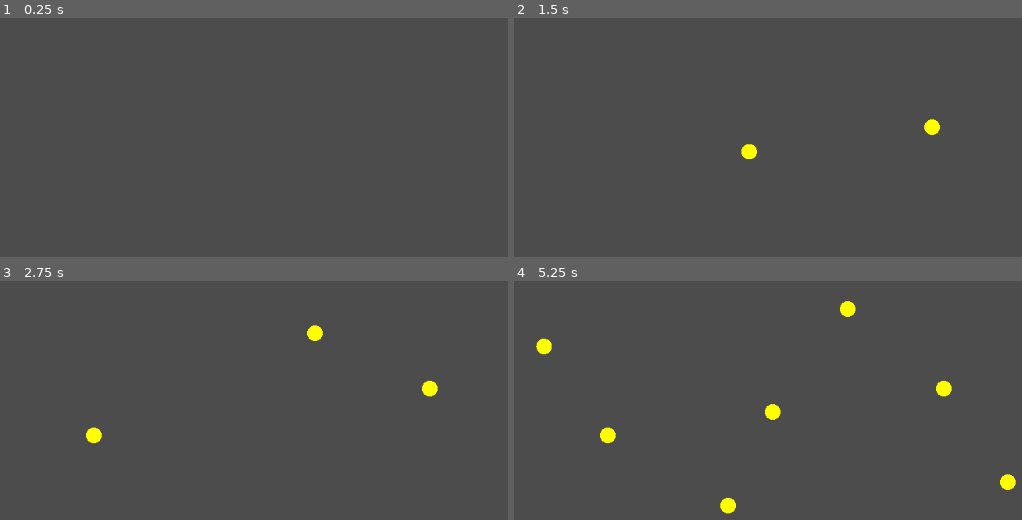
Above: before the commit, frames 1-4 (two rows, left to right).
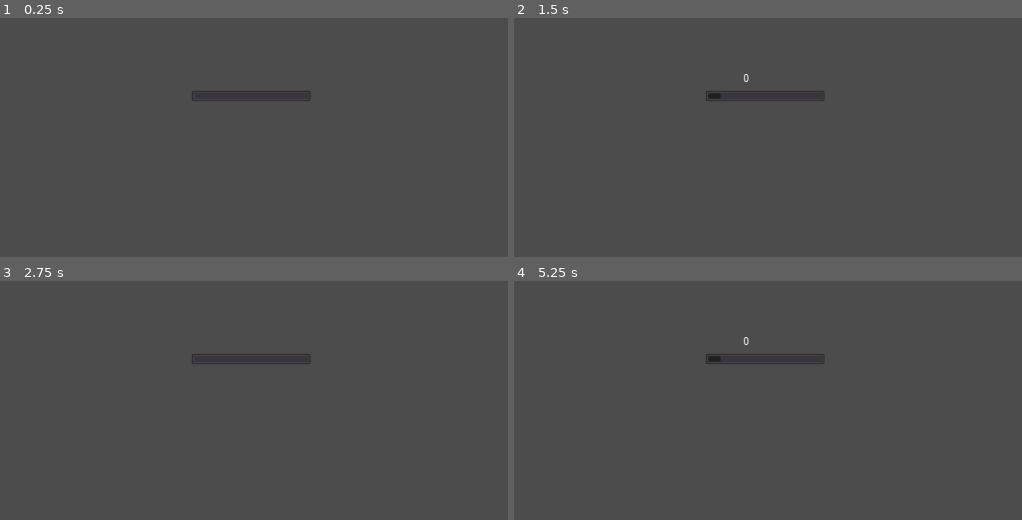
Above: after the commit, the same moments.

Repository: the-g-force/FamJam-August2020
Game: Godot game, scene res://src/GameplayLevel.tscn
The game is run twice, just before and just after one commit, with the same random seed, the same clock (stepped at 60 frames per second) and the same inputs. The project has no main scene, so this scene is started directly.
Inputs (mouse positions are in pixels of both pictures, inside the frame that each line leads up to):
- Up to frame 1 (0.25 s): no input
- Up to frame 2 (1.5 s): tap Enter at 0.5 s; move the mouse to (945, 125) at 0.52 s; click (945, 125) at 0.67 s; move the mouse to (610, 173) at 1.27 s; click (610, 173) at 1.42 s
- Up to frame 3 (2.75 s): move the mouse to (335, 309) at 2.02 s; click (335, 309) at 2.17 s
- Up to frame 4 (5.25 s): move the mouse to (727, 505) at 2.77 s; click (727, 505) at 2.92 s; move the mouse to (1006, 481) at 3.52 s; click (1006, 481) at 3.67 s; move the mouse to (529, 340) at 4.27 s; click (529, 340) at 4.42 s; move the mouse to (808, 412) at 5.02 s; click (808, 412) at 5.17 s

The runs differ from the first frame. In frame 1, 0.2% of the frame differs, in the area x 37-62%, y 30-35%; in frame 2, 0.6%; in frame 3, 0.7%; in frame 4, 1.5%, in the area x 4-99%, y 8-98%.

Commit message:
Hold to throw multiple crumbs

Diff:
--- a/project/src/GameplayLevel.gd
+++ b/project/src/GameplayLevel.gd
@@ -5,22 +5,60 @@
 
 # How long is the crumb "in the air"?
 export var toss_duration := 1.1
+# How many crumbs to load up per second
+export var crumbs_load_rate : float = 0.5
+# How wide does a cluster of crumbs spread?
+export var crumbs_spread_radius : float = 20
+
+var _pressed := false
+var _seconds : float = 0
 
 onready var _crumbs = $Crumbs
+onready var _crumbs_label = $Control/Label
+onready var _crumbs_progress : ProgressBar = $Control/ProgressBar
+
+func _process(delta):
+	if _pressed:
+		_seconds += delta
+		_crumbs_label.text = str(_crumbs_to_throw())
+		_crumbs_progress.value = fmod(_seconds, crumbs_load_rate) / crumbs_load_rate * 100
+	else:
+		_crumbs_label.text = ''
+		_crumbs_progress.value = 0
+
+
+func _crumbs_to_throw() -> float:
+	return floor(_seconds / crumbs_load_rate)
 
 
 func _input(event):
 	if event is InputEventMouseButton and event.button_index == BUTTON_LEFT:
 		if event.is_pressed():
-			var crumb : Crumb = _Crumb.instance()
-			crumb.on_ground = false
-			_crumbs.add_child(crumb)
-			var target = get_global_mouse_position()
+			_pressed = true
+			_seconds = 0
+		else:
+			_pressed = false
+			_throw_crumbs()
 
-			var tween = Tween.new()
-			add_child(tween)
-			tween.interpolate_property(crumb, "position", _throw_origin, target, toss_duration, Tween.TRANS_QUAD, Tween.EASE_OUT)
-			tween.start()
-			yield(tween, "tween_completed")
-			crumb.on_ground = true
-			tween.queue_free()
+
+func _throw_crumbs():
+	var crumbs_to_throw := _crumbs_to_throw()
+	print('Throwing ' + str(crumbs_to_throw))
+	for _x in range(_crumbs_to_throw()):
+		var crumb : Crumb = _Crumb.instance()
+		crumb.on_ground = false
+		_crumbs.add_child(crumb)
+		var target = get_global_mouse_position() \
+		+ Vector2(rand_range(-crumbs_spread_radius, crumbs_spread_radius), \
+		 			rand_range(-crumbs_spread_radius, crumbs_spread_radius))
+
+		var tween = Tween.new()
+		add_child(tween)
+		tween.interpolate_property(crumb, "position", _throw_origin, target, toss_duration, Tween.TRANS_QUAD, Tween.EASE_OUT)
+		tween.start()
+		tween.connect("tween_all_completed", self, '_on_tween_complete', [tween, crumb], CONNECT_ONESHOT)
+
+
+func _on_tween_complete(tween:Tween, crumb:Crumb):
+	crumb.on_ground = true
+	tween.queue_free()
--- a/project/src/GameplayLevel.tscn
+++ b/project/src/GameplayLevel.tscn
@@ -6,3 +6,29 @@
 script = ExtResource( 1 )
 
 [node name="Crumbs" type="Node" parent="."]
+
+[node name="Control" type="Control" parent="."]
+margin_right = 40.0
+margin_bottom = 40.0
+__meta__ = {
+"_edit_use_anchors_": false
+}
+
+[node name="Label" type="Label" parent="Control"]
+margin_left = 480.44
+margin_top = 203.355
+margin_right = 520.44
+margin_bottom = 217.355
+__meta__ = {
+"_edit_use_anchors_": false
+}
+
+[node name="ProgressBar" type="ProgressBar" parent="Control"]
+margin_left = 431.682
+margin_top = 224.76
+margin_right = 584.682
+margin_bottom = 238.76
+percent_visible = false
+__meta__ = {
+"_edit_use_anchors_": false
+}
